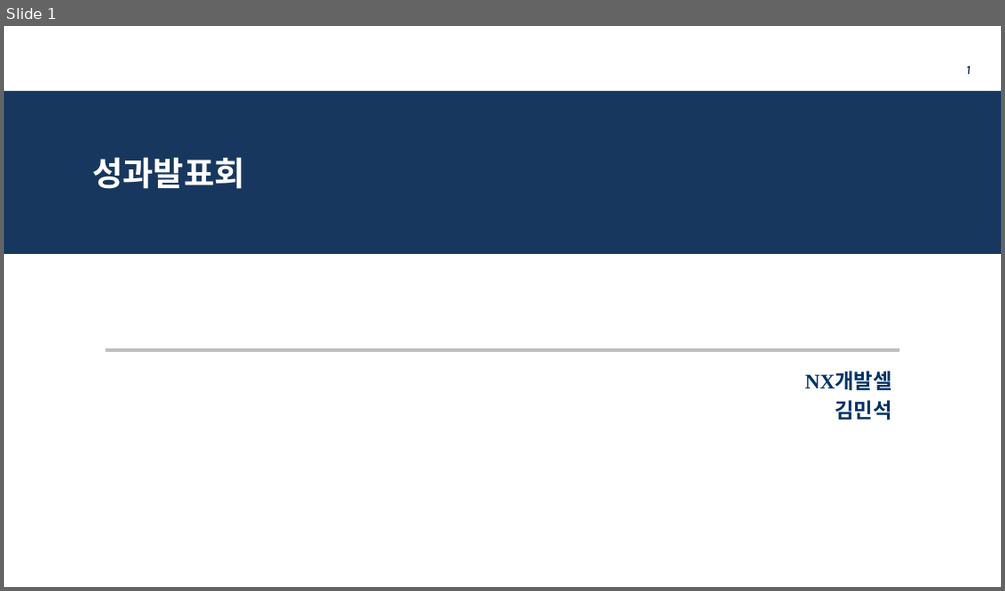
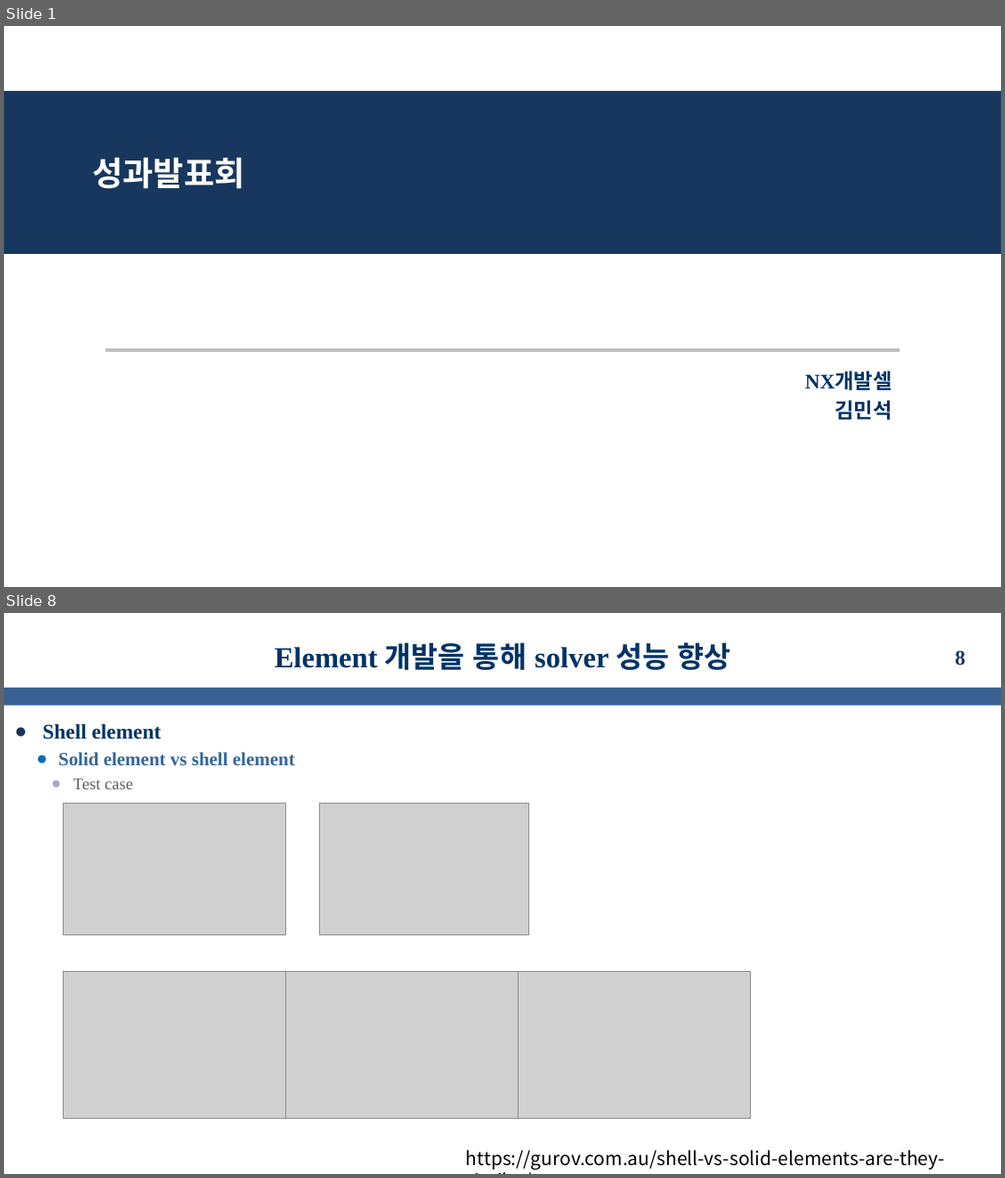
Before and after one commit to kms0523/Study, a slide deck: 발표자료/성과발표(중간).pptx. Shown one above the other, each under a label of ours: slide 1 before the commit, slides 1 and 8 after it; the slides between them are not shown. The pictures are 1005x591 and 1005x1178 pixels, drawn with LibreOffice and Linux fonts; fonts in the diff are those of the drawing; grey boxes stand for pictures; background and template pictures are left out. Boxes give left, top, right and bottom in pixels: in the first picture for what was removed or moved away, otherwise in the second. Text is boxed around its words. In the diff, an @@ line names an element or a change of style, - is before the commit and + after.

```diff
--- a/발표자료/성과발표(중간).pptx
+++ b/발표자료/성과발표(중간).pptx
@@ slide 8 added at (4,613,1001,1174), background #FFFFFF @@
@@ title added at (275,642,730,670), 28 pt, text #003366, bold @@
+Element 개발을 통해 solver 성능 향상
@@ page number added at (955,650,965,666), 20 pt, text #17375E, bold @@
+8
@@ rectangle added at (4,688,1001,706), fill #386193 @@
@@ text added at (42,723,295,789), 18 pt, text #336699, bold @@
+● Shell element
+  ● Solid element vs shell element
+    ● Test case
@@ picture added at (63,803,285,934) @@
@@ picture added at (320,803,529,934) @@
@@ picture added at (63,971,290,1119) @@
@@ picture added at (285,971,518,1119) @@
@@ picture added at (518,971,750,1119) @@
@@ text added at (466,1150,945,1169), 18 pt, text #000000 @@
+https://gurov.com.au/shell-vs-solid-elements-are-they-similar/
@@ slide 1 changed as well @@
@@ page number removed at (966,66,970,74) @@
-1
```
Also in this commit, not shown: 1 other slide changed, 7 other slides added, 3 slides removed, 4 other files.
